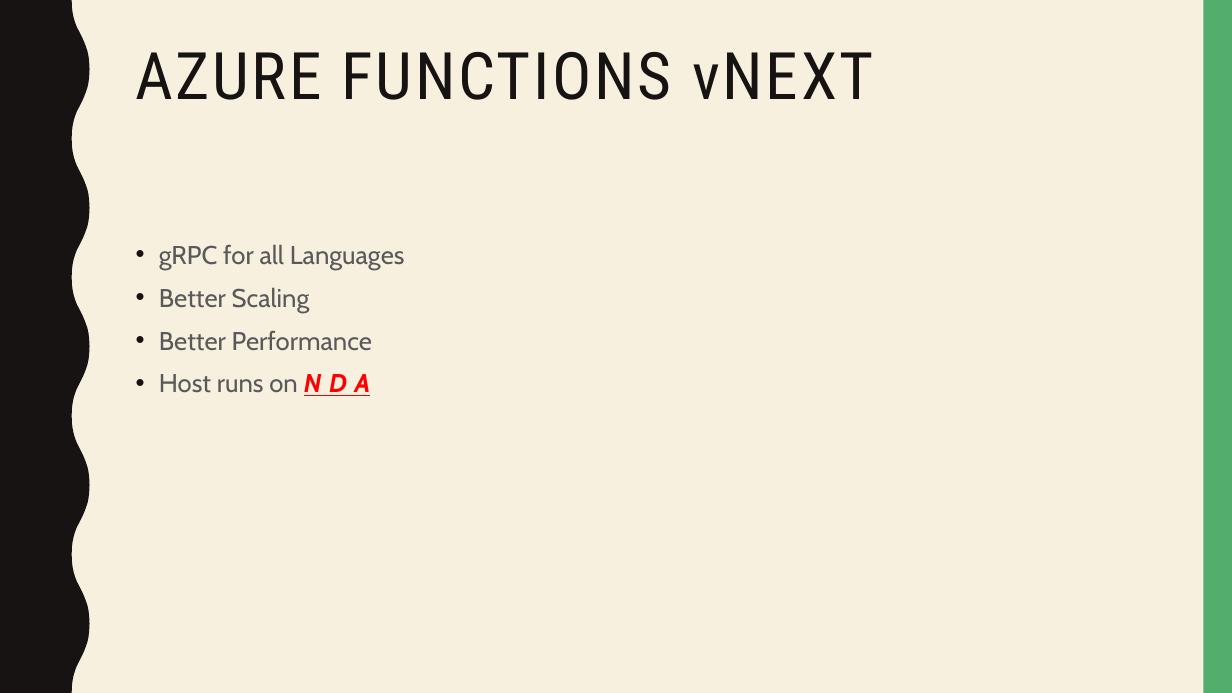
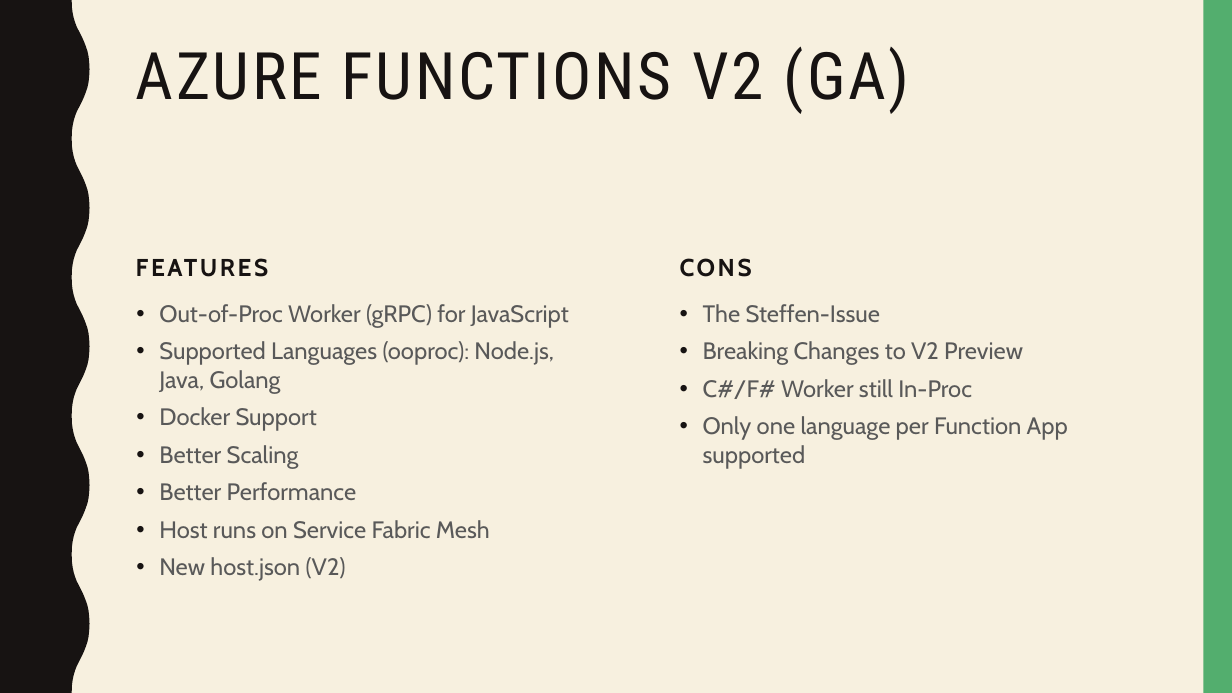
Before and after one commit to dersia/presentations, a slide deck: slide 7 of AzureFunctionsDeepDive.pptx. Drawn at 1232x693 pixels with LibreOffice and Linux fonts; fonts in the diff are those of the drawing. Boxes give left, top, right and bottom in pixels: in the first picture for what was removed or moved away, otherwise in the second. Text is boxed around its words. In the diff, an @@ line names an element or a change of style, - is before the commit and + after.

```diff
--- a/AzureFunctionsDeepDive.pptx
+++ b/AzureFunctionsDeepDive.pptx
@@ title at [136,46,909,114]: text changed @@
-AZURE FUNCTIONS vNEXT
+AZURE FUNCTIONS V2 (GA)
@@ text added at [127,223,612,287], 19 pt, text #171312, bold @@
+FEATURES
@@ text added at [670,223,1155,287], 19 pt, text #171312, bold @@
+CONS
@@ text "Out-of-Proc Worker (gRPC) for JavaScript": place and size @@
-text "Out-of-Proc Worker (gRPC) for JavaScript" at [159,244,405,393]
+text "Out-of-Proc Worker (gRPC) for JavaScript" at [159,304,569,581]
@@ text at [159,304,569,431]: text changed; size 20 to 18.5 pt @@
-• gRPC for all Languages
+• Out-of-Proc Worker (gRPC) for JavaScript
+• Supported Languages (ooproc): Node.js, Java, Golang
+• Docker Support
@@ text added at [703,304,1068,469], 18.5 pt, text #595959 @@
+• The Steffen-Issue
+• Breaking Changes to V2 Preview
+• C#/F# Worker still In-Proc
+• Only one language per Function App supported
@@ text at [159,445,357,500]: size 20 to 18.5 pt in "Better Scaling", "Better Performance"; line spacing 1.1 to 1 @@
@@ text at [159,520,490,581]: text changed; size 20 to 18.5 pt @@
-• Host runs on NDA
+• Host runs on Service Fabric Mesh
+• New host.json (V2)
```
Also in this commit, not shown: 9 other slides changed, 1 slide added.
